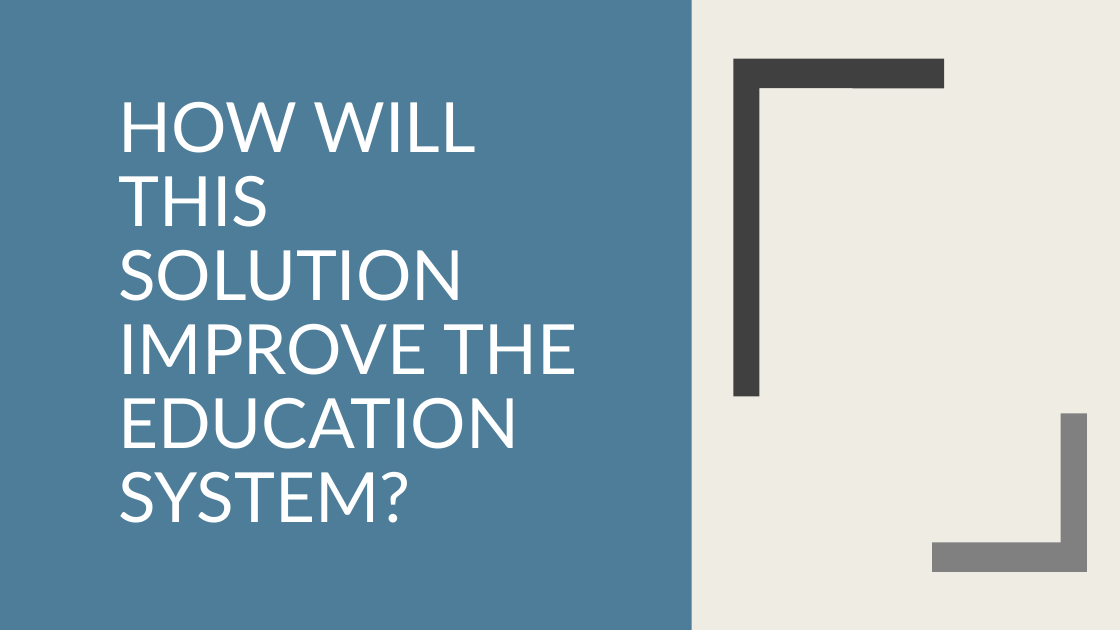
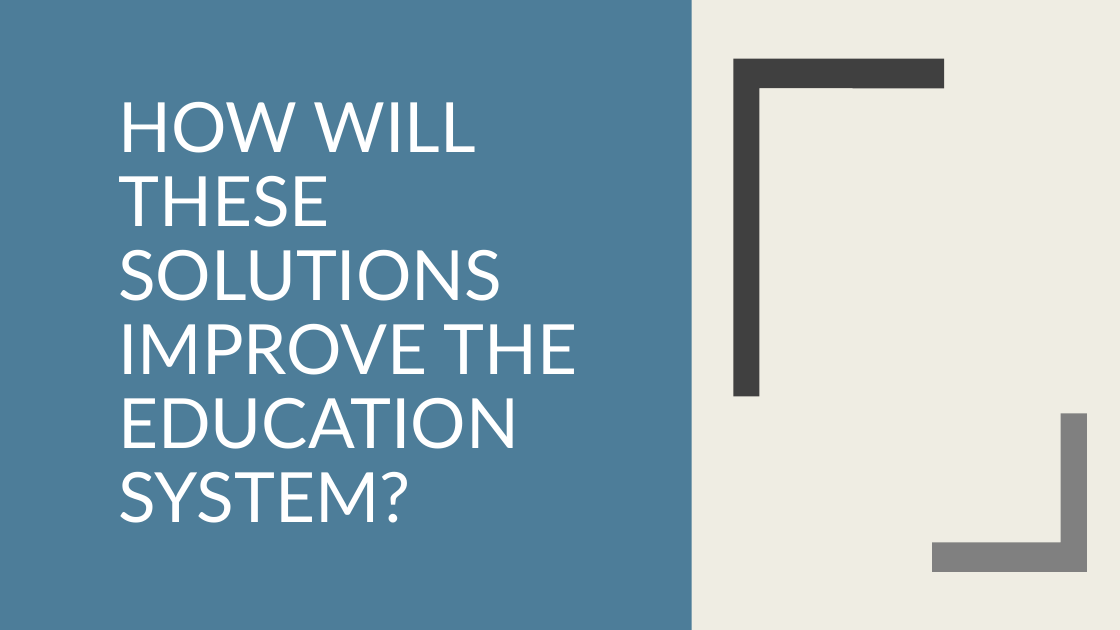
Before and after one commit to edunzer/YR3_TERM-4, a slide deck: slide 14 of PUBLIC SPEAKING/WEEK 6/PERSUASIVE SPEECH/PERSASIVE SPEECH.pptx (slide 13 before the commit). Drawn at 1120x630 pixels with LibreOffice and Linux fonts; fonts in the diff are those of the drawing. Boxes give left, top, right and bottom in pixels: in the first picture for what was removed or moved away, otherwise in the second. Text is boxed around its words. In the diff, an @@ line names an element or a change of style, - is before the commit and + after.

```diff
--- a/PUBLIC SPEAKING/WEEK 6/PERSUASIVE SPEECH/PERSASIVE SPEECH.pptx
+++ b/PUBLIC SPEAKING/WEEK 6/PERSUASIVE SPEECH/PERSASIVE SPEECH.pptx
@@ title at [118,102,577,523]: text changed @@
-HOW WILL THIS SOLUTION IMPROVE THE EDUCATION SYSTEM?
+HOW WILL THESE SOLUTIONS IMPROVE THE EDUCATION SYSTEM?
```
Also in this commit, not shown: 3 other slides changed, 12 slides added, 2 slides removed.
